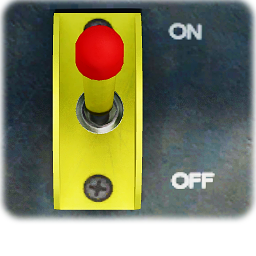
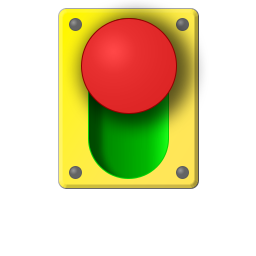
Layer changes from the first 256 x 256 image to the second:
removed layer "Layer 1" over (0, 0, 256, 224)
renamed "Rectangle 1" to "knob", painted on it, unmasked it over (3, 0, 253, 218)
added group "travel-group" with 2 layers above "base-plate-with-screws" over (88, 18, 169, 179)
added layer "travel" in group "travel-group" over (88, 18, 169, 179)
added group "base-plate-with-screws" with 5 layers over (58, 8, 199, 189)
added layer "screw" (1st of 4, in "base-plate-with-screws") in group "base-plate-with-screws" over (176, 166, 189, 179)
added layer "screw" (2nd of 4, in "base-plate-with-screws") in group "base-plate-with-screws" over (69, 166, 82, 179)
added layer "screw" (3rd of 4, in "base-plate-with-screws") in group "base-plate-with-screws" over (176, 18, 189, 31)
added layer "screw" (4th of 4, in "base-plate-with-screws") in group "base-plate-with-screws" over (69, 18, 82, 31)
added layer "base-plate" in group "base-plate-with-screws" over (58, 8, 199, 189)
